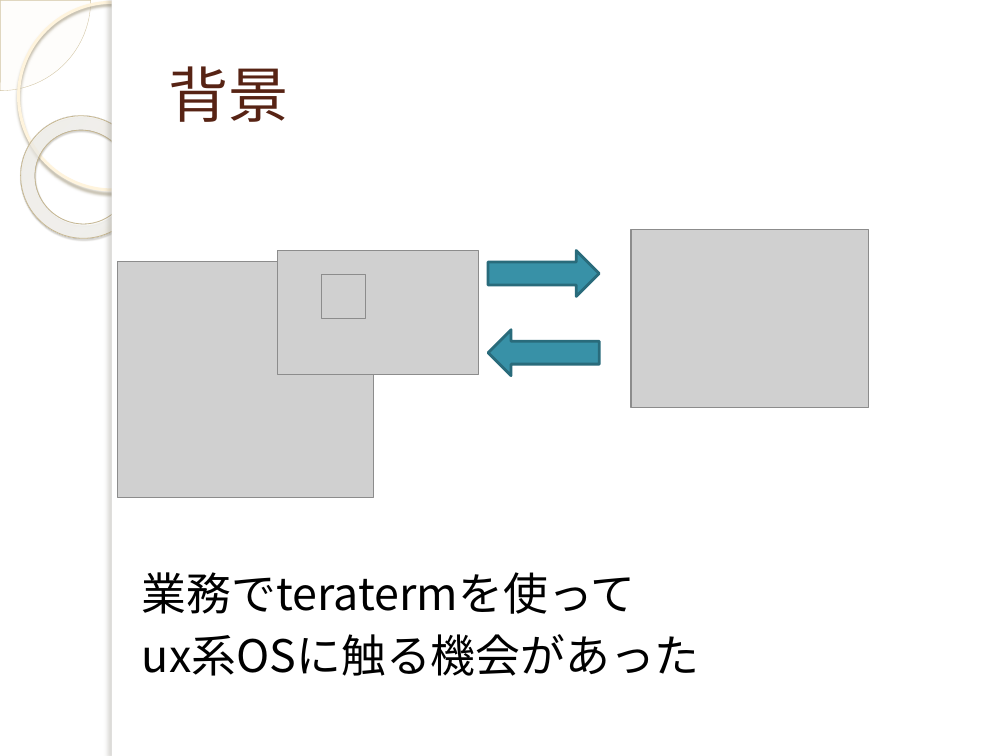
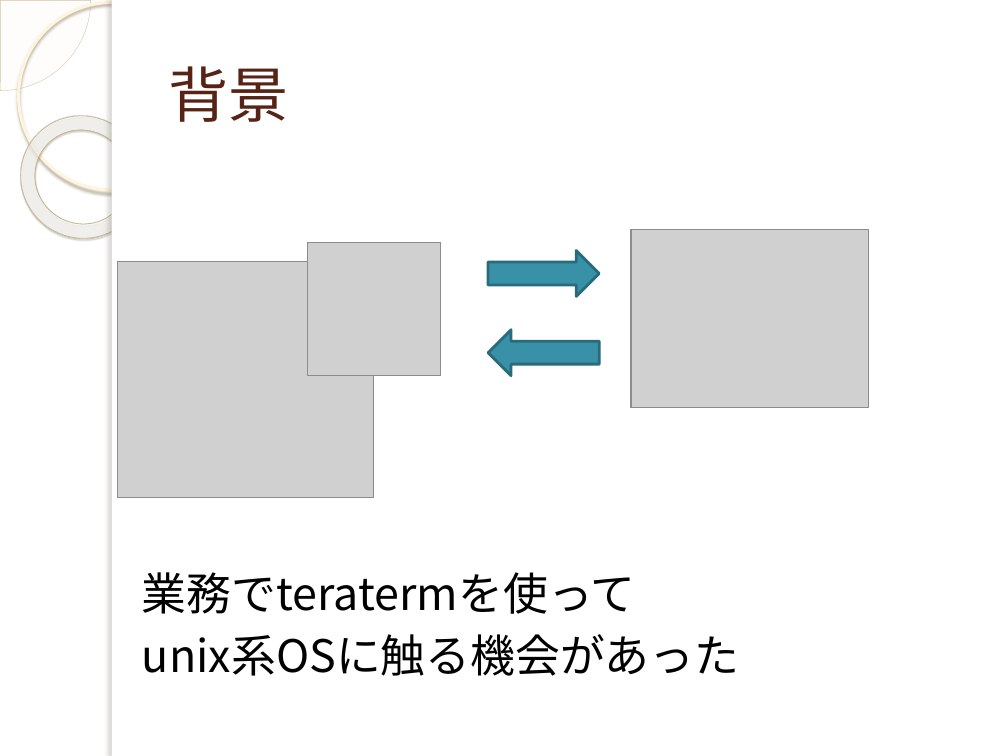
Before and after one commit to yuridonus/FEstudy, a slide deck: slide 3 of vimmer.pptx. Drawn at 1008x756 pixels with LibreOffice and Linux fonts; fonts in the diff are those of the drawing; grey boxes stand for pictures; background and template pictures are left out. Boxes give left, top, right and bottom in pixels: in the first picture for what was removed or moved away, otherwise in the second. Text is boxed around its words. In the diff, an @@ line names an element or a change of style, - is before the commit and + after.

```diff
--- a/vimmer.pptx
+++ b/vimmer.pptx
@@ picture removed at [277, 251, 479, 375] @@
@@ picture: place and size @@
-picture at [322, 274, 366, 319]
+picture at [307, 242, 440, 375]
@@ text at [142, 634, 739, 676]: text changed @@
-ux系OSに触る機会があった
+unix系OSに触る機会があった
```
Also in this commit, not shown: 3 slides added, 1 slide removed.
